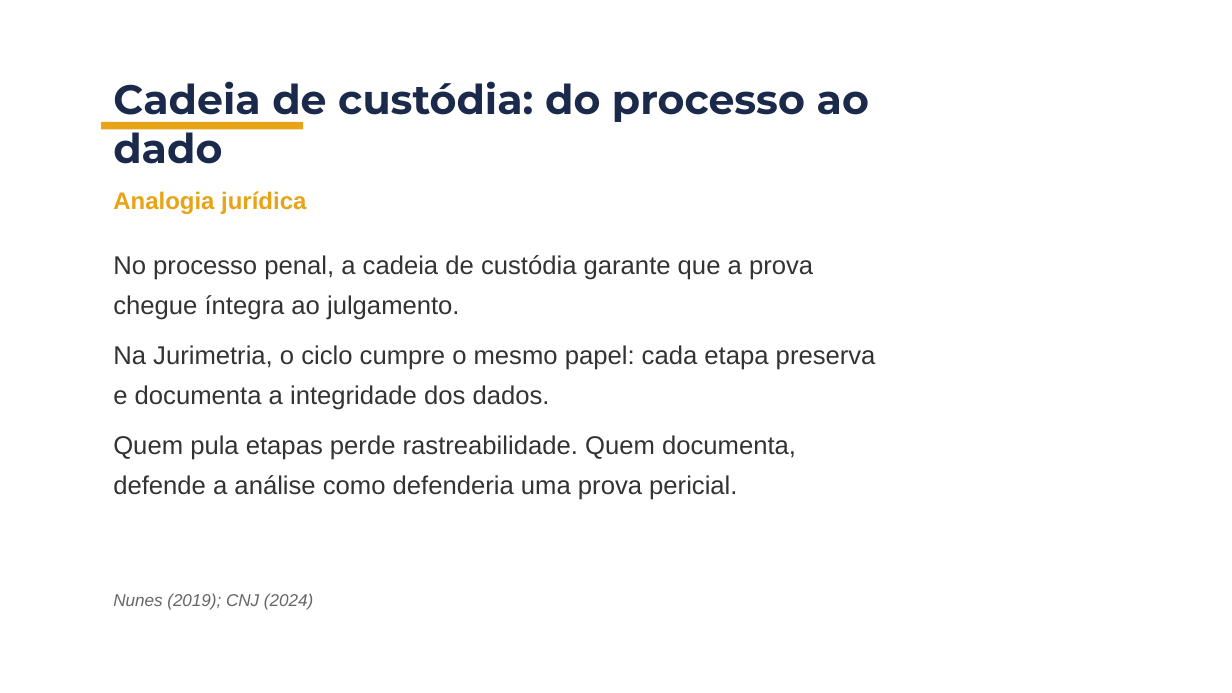
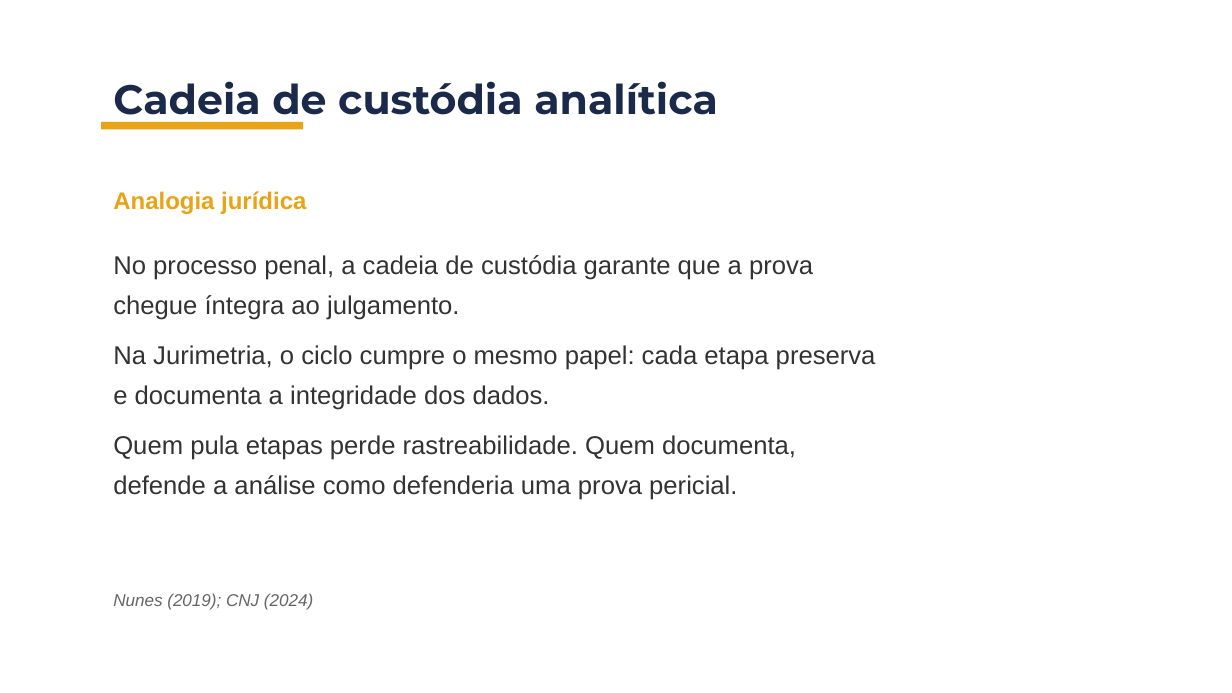
Before and after one commit to BrunoDaleffi/ibmec, a slide deck: slide 18 of aulas/aula_02/slides/aula2_bloco1_jurimetria.pptx. Drawn at 1232x693 pixels with LibreOffice and Linux fonts; fonts in the diff are those of the drawing; background and template pictures are left out. Boxes give left, top, right and bottom in pixels: in the first picture for what was removed or moved away, otherwise in the second. Text is boxed around its words. In the diff, an @@ line names an element or a change of style, - is before the commit and + after.

```diff
--- a/aulas/aula_02/slides/aula2_bloco1_jurimetria.pptx
+++ b/aulas/aula_02/slides/aula2_bloco1_jurimetria.pptx
@@ text at (113,81,718,125): text changed @@
-Cadeia de custódia: do processo ao dado
+Cadeia de custódia analítica
```
Also in this commit, not shown: 8 other slides changed, 7 other files.
